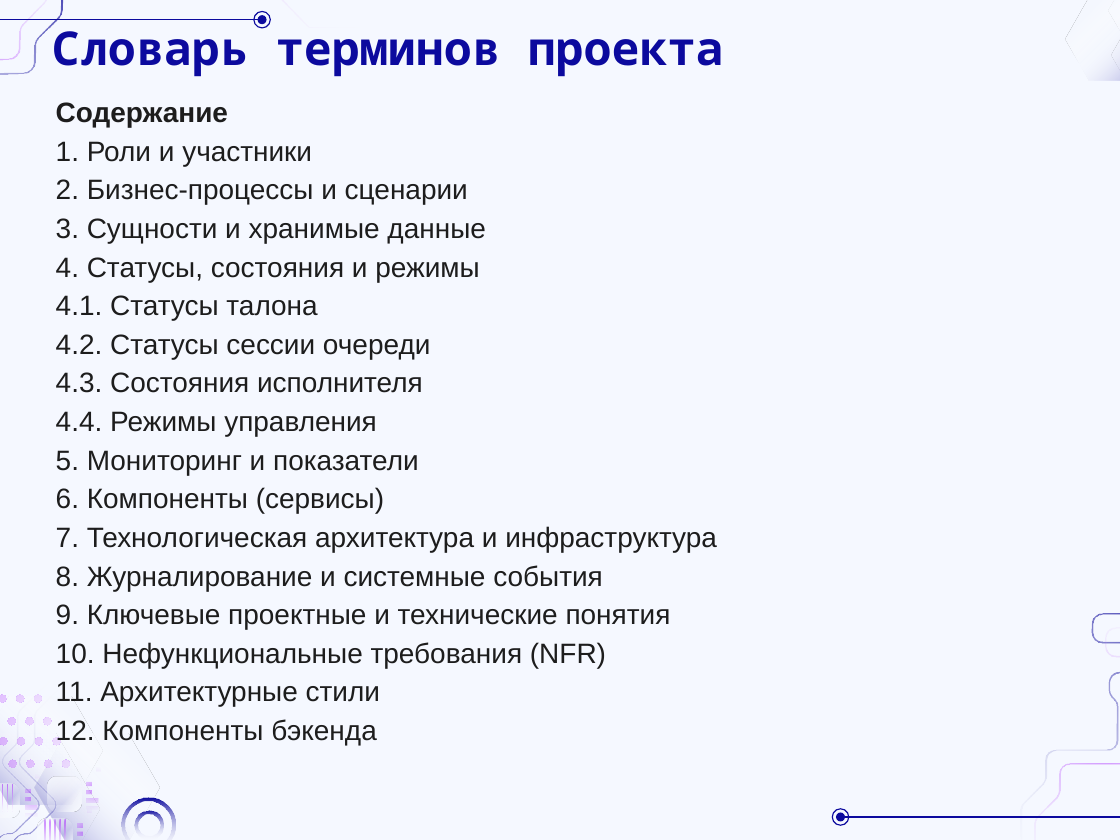
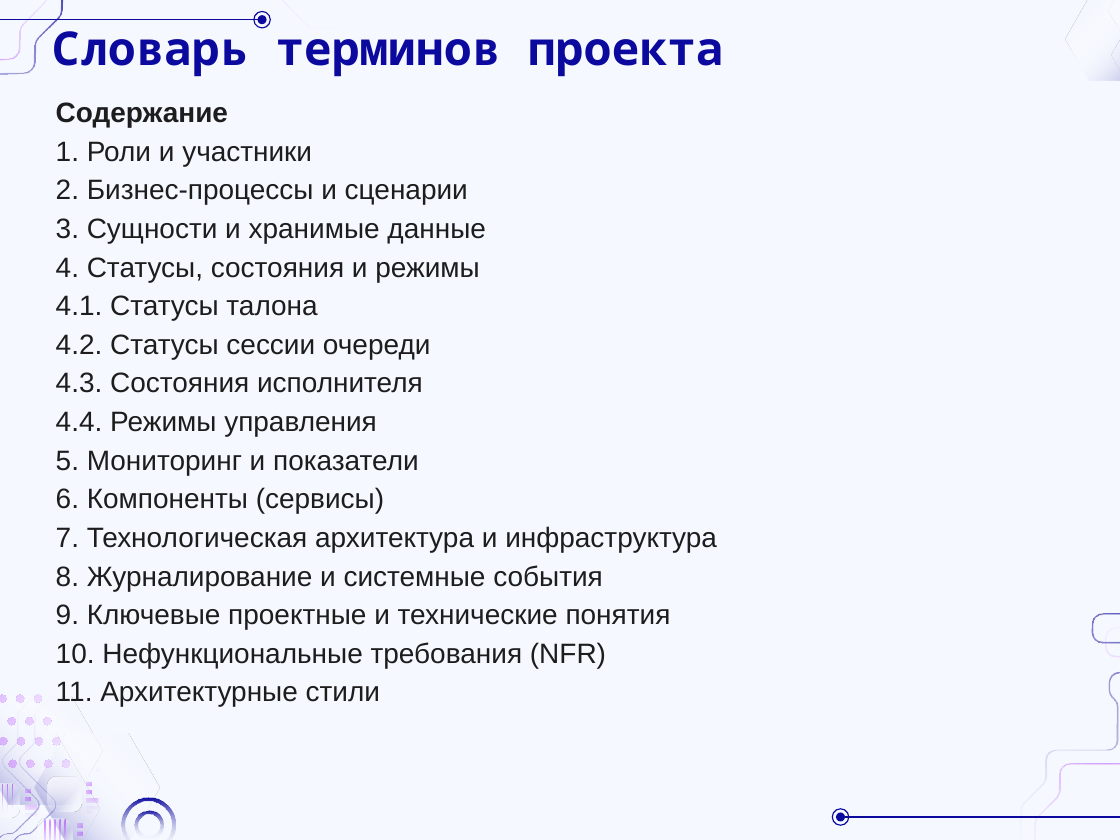
Before and after one commit to DaL1ner/virtual_queue_management_system, a slide deck: slide 14 of docs/course-work/reports/presentation/sprint-12.pptx (slide 12 before the commit). Drawn at 1120x840 pixels with LibreOffice and Linux fonts; fonts in the diff are those of the drawing; background and template pictures are left out. Boxes give left, top, right and bottom in pixels: in the first picture for what was removed or moved away, otherwise in the second. Text is boxed around its words. In the diff, an @@ line names an element or a change of style, - is before the commit and + after.

```diff
--- a/docs/course-work/reports/presentation/sprint-12.pptx
+++ b/docs/course-work/reports/presentation/sprint-12.pptx
@@ subtitle at <box>56,719,376,745</box>: paragraph removed @@
-12. Компоненты бэкенда
```
Also in this commit, not shown: 6 other slides changed, 3 slides added, 3 other files.
